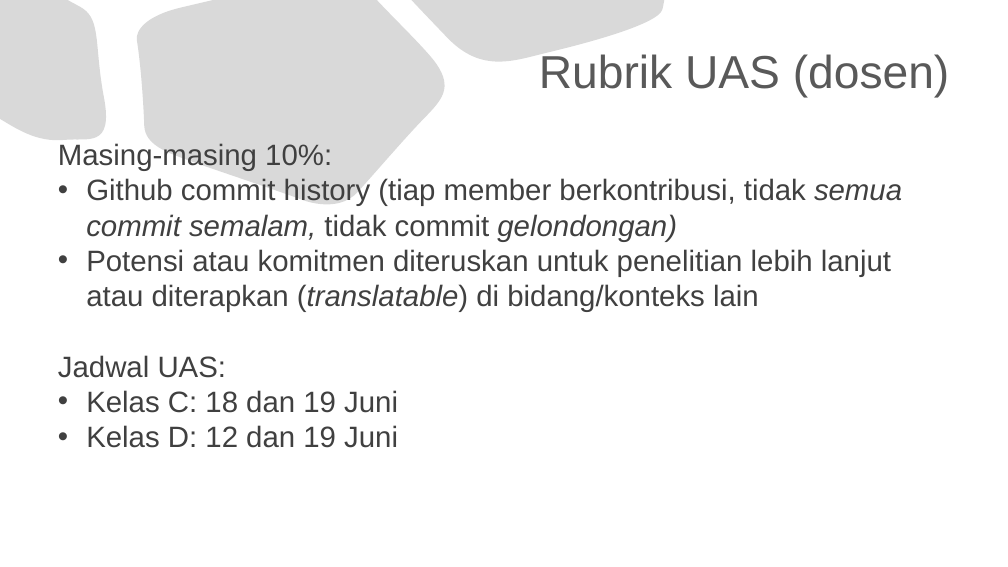
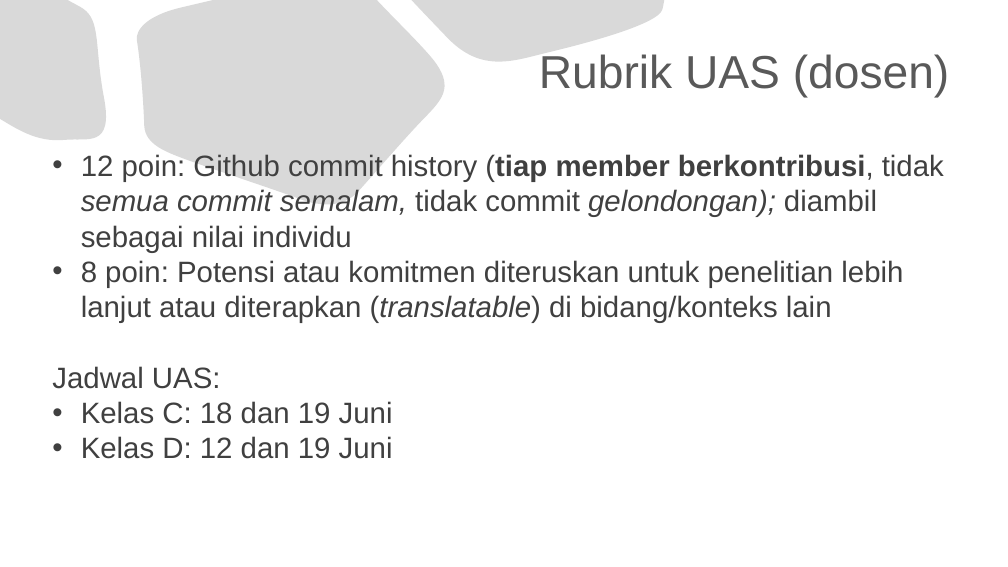
Before and after one commit to jendralhxr/bigdata, a slide deck: slide 3 of rubrikEAS.pptx. Drawn at 1008x567 pixels with LibreOffice and Linux fonts; fonts in the diff are those of the drawing. Boxes give left, top, right and bottom in pixels: in the first picture for what was removed or moved away, otherwise in the second. Text is boxed around its words. In the diff, an @@ line names an element or a change of style, - is before the commit and + after.

Commit message:
commit history

```diff
--- a/rubrikEAS.pptx
+++ b/rubrikEAS.pptx
@@ text "12 poin: Github commit history ...": place and size @@
-text "12 poin: Github commit history ..." at (58, 143, 902, 448)
+text "12 poin: Github commit history ..." at (52, 154, 944, 459)
@@ text at (81, 154, 944, 323): text changed @@
-Masing-masing 10%:
-• Github commit history (tiap member berkontribusi, tidak semua commit semalam, tidak commit gelondongan)
-• Potensi atau komitmen diteruskan untuk penelitian lebih lanjut atau diterapkan (translatable) di bidang/konteks lain
+• 12 poin: Github commit history (tiap member berkontribusi, tidak semua commit semalam, tidak commit gelondongan); diambil sebagai nilai individu
+• 8 poin: Potensi atau komitmen diteruskan untuk penelitian lebih lanjut atau diterapkan (translatable) di bidang/konteks lain
```
